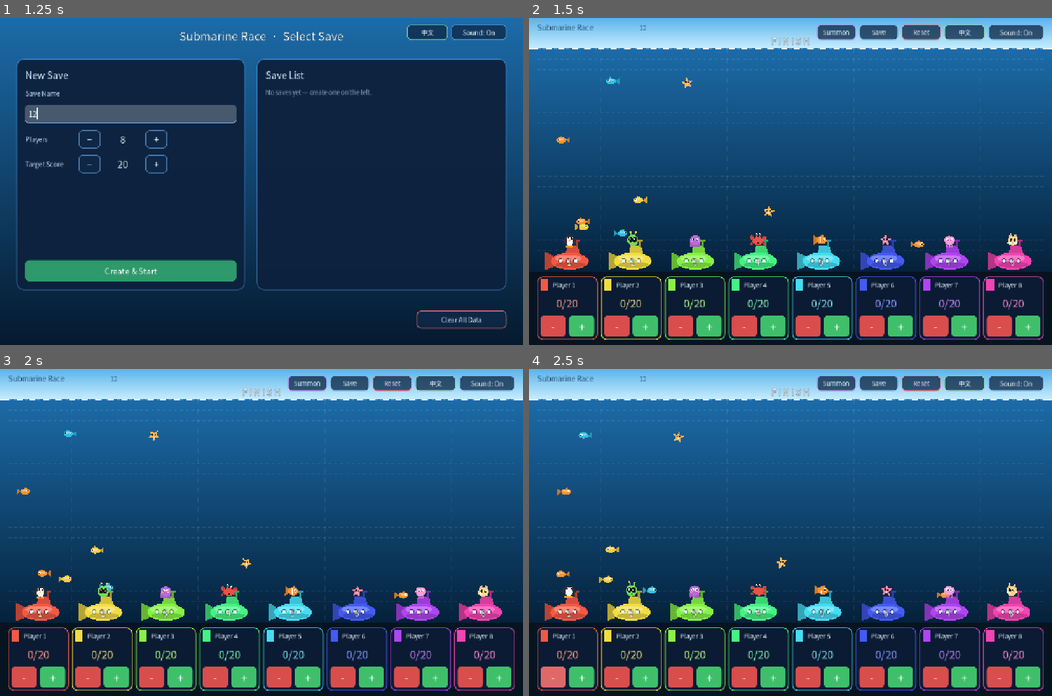
Above: before the commit, frames 1-4 (two rows, left to right).
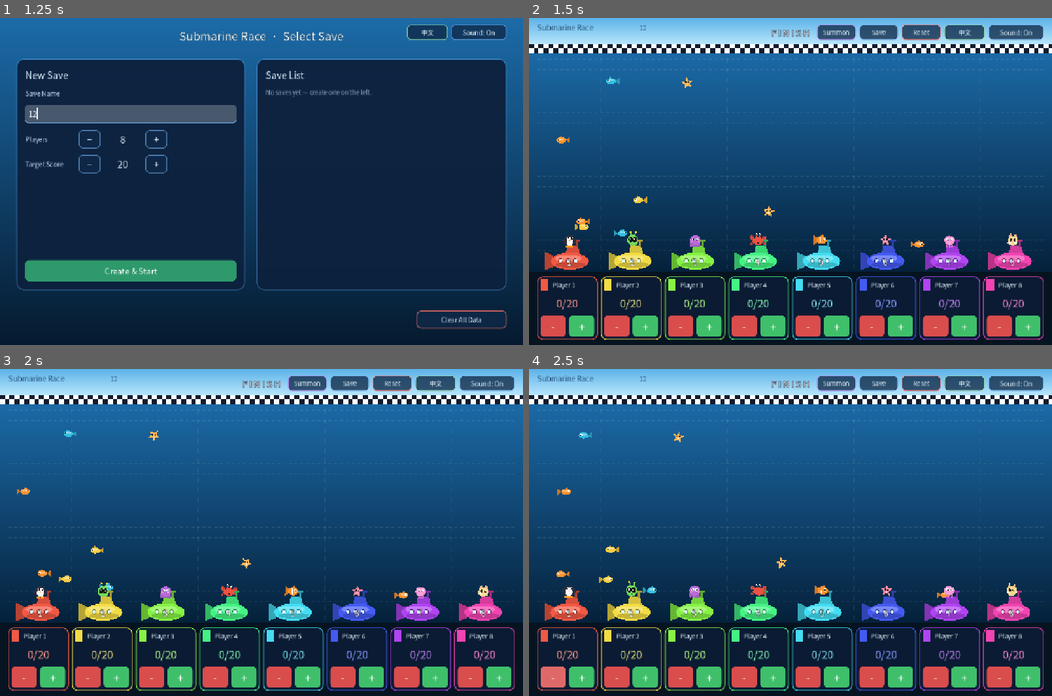
Above: after the commit, the same moments.

Repository: martin0724/godot_class_little_game
Game: Godot game, scene res://scenes/save_select.tscn
The game is run twice, just before and just after one commit, with the same random seed, the same clock (stepped at 60 frames per second) and the same inputs.
Inputs (mouse positions are in pixels of both pictures, inside the frame that each line leads up to):
- Up to frame 1 (1.25 s): click (130, 112) at 0.52 s; type "12" at 0.6 s
- Up to frame 2 (1.5 s): click "Create & Start" at 1.25 s
- Up to frame 3 (2 s): no input
- Up to frame 4 (2.5 s): click "-" at 2 s

Frame 1 is identical in both runs. In frame 2, 2.9% of the frame differs, in the area x 0-100%, y 3-11%; in frame 3, 2.9%; in frame 4, 2.9%.

Commit message:
FINISH 终点线改为黑白格子旗终点带
- 水面处改为 2 行 12px 黑白棋盘格带（跨水面上下一共 24px），深藏青 vs 天空 11.8:1、近白 vs 海水 5.8:1，两侧都够清晰
- 原白色虚线对天空仅 1.24:1 对比度，这是此前加粗到 9px 仍看不清的原因
- 格子带上下边缘各加 1px 描边（上深下亮），轮廓在天空与海水两侧都不糊
- FINISH 文字上移让开格子带，描边加强为 alpha 0.85 / 6px
- 新增 docs/finish-band-preview.png 作为改动后的实际渲染截图
- readme 同步更新垂直赛道说明

Diff:
--- a/scripts/game.gd
+++ b/scripts/game.gd
@@ -17,6 +17,12 @@
 const GRID_ZERO_Y := 595.0  ## 0 分（水底）时潜水艇中心 y
 const SIDE_MARGIN := 20.0
 const PANEL_MIN_W := 118.0  ## 单个玩家面板的最小宽度（超出则横向滚动）
+
+# —— FINISH 终点线（水面）：黑白格子旗终点带 ——
+const FINISH_CELL := 12.0            ## 格子边长（px）
+const FINISH_ROWS := 2               ## 格子行数（水面上下各一行，共 24px 高）
+const FINISH_COLOR_DARK := Color(0.07, 0.11, 0.18)   ## 深藏青：对天空对比度 ≈ 13.8:1
+const FINISH_COLOR_LIGHT := Color(0.99, 0.99, 1.0)   ## 近白：对海水对比度 ≈ 5.6:1
 
 const NAME_MAX_LEN := 12
 
@@ -194,13 +200,14 @@
 
 	var finish := Label.new()
 	finish.text = I18n.t("FINISH_LINE")
-	finish.position = Vector2(VIEW_W * 0.5 - 100.0, SKY_H - 36.0)
+	# 停在格子带上方（格子带占据 SKY_H 上下各 12px）
+	finish.position = Vector2(VIEW_W * 0.5 - 100.0, SKY_H - FINISH_CELL * float(FINISH_ROWS) - 32.0)
 	finish.size = Vector2(200, 30)
 	finish.horizontal_alignment = HORIZONTAL_ALIGNMENT_CENTER
 	finish.add_theme_font_size_override("font_size", 22)
 	finish.add_theme_color_override("font_color", Color(1, 1, 1, 0.95))
-	finish.add_theme_color_override("font_outline_color", Color(0, 0, 0, 0.5))
-	finish.add_theme_constant_override("outline_size", 4)
+	finish.add_theme_color_override("font_outline_color", Color(0.05, 0.09, 0.16, 0.85))
+	finish.add_theme_constant_override("outline_size", 6)
 	add_child(finish)
 	_finish_label = finish
 
@@ -821,5 +828,13 @@
 		var x := SIDE_MARGIN + lane_w * float(i)
 		draw_dashed_line(Vector2(x, SKY_H), Vector2(x, GRID_ZERO_Y + _grid_h() * 0.7), Color(1, 1, 1, 0.07), 1.0, 12.0)
 
-	# FINISH 终点线（水面）
-	draw_dashed_line(Vector2(0, SKY_H), Vector2(VIEW_W, SKY_H), Color(1, 1, 1, 0.95), 3.0, 16.0)
+	# FINISH 终点线（水面）：黑白格子旗终点带，水面上下各一行 12px 方格
+	var band_top := SKY_H - FINISH_CELL
+	var cols := int(ceil(VIEW_W / FINISH_CELL)) + 1
+	for row in FINISH_ROWS:
+		for col in cols:
+			var cell := FINISH_COLOR_DARK if (row + col) % 2 == 0 else FINISH_COLOR_LIGHT
+			draw_rect(Rect2(float(col) * FINISH_CELL, band_top + float(row) * FINISH_CELL, FINISH_CELL, FINISH_CELL), cell)
+	# 上下边缘各加 1px 描边：上边深色压亮天空、下边亮色压深海水，保证轮廓两侧都清晰
+	draw_rect(Rect2(0.0, band_top, VIEW_W, 1.0), FINISH_COLOR_DARK)
+	draw_rect(Rect2(0.0, band_top + FINISH_CELL * float(FINISH_ROWS) - 1.0, VIEW_W, 1.0), FINISH_COLOR_LIGHT)
Binary file added: docs/finish-band-preview.png
Not shown, changed: readme.md
